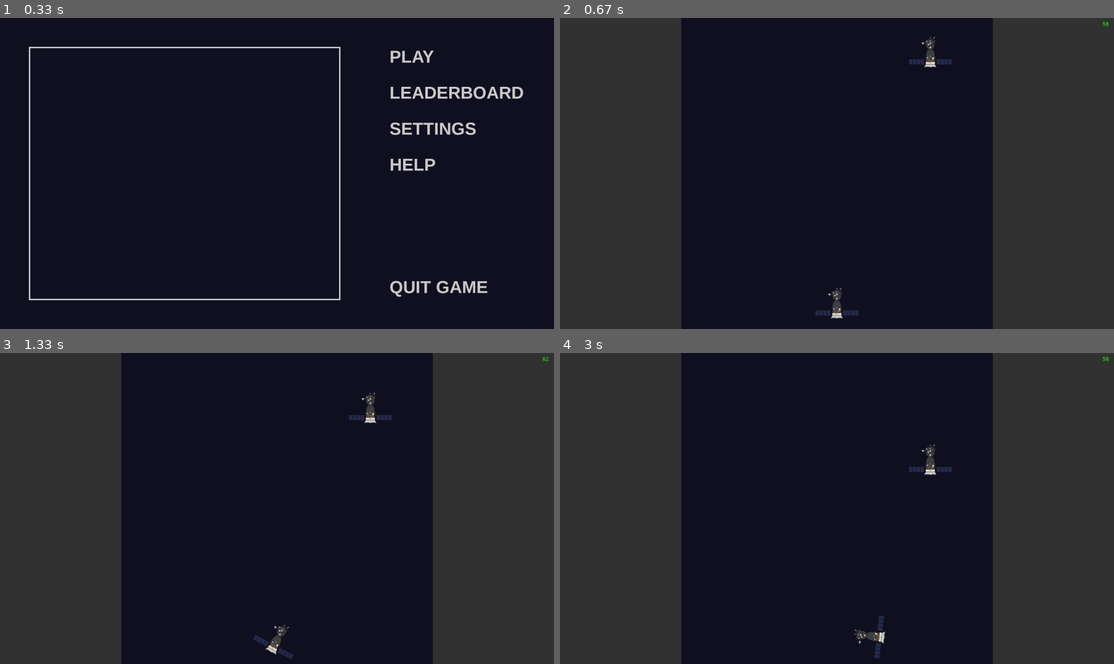
Above: before the commit, frames 1-4 (two rows, left to right).
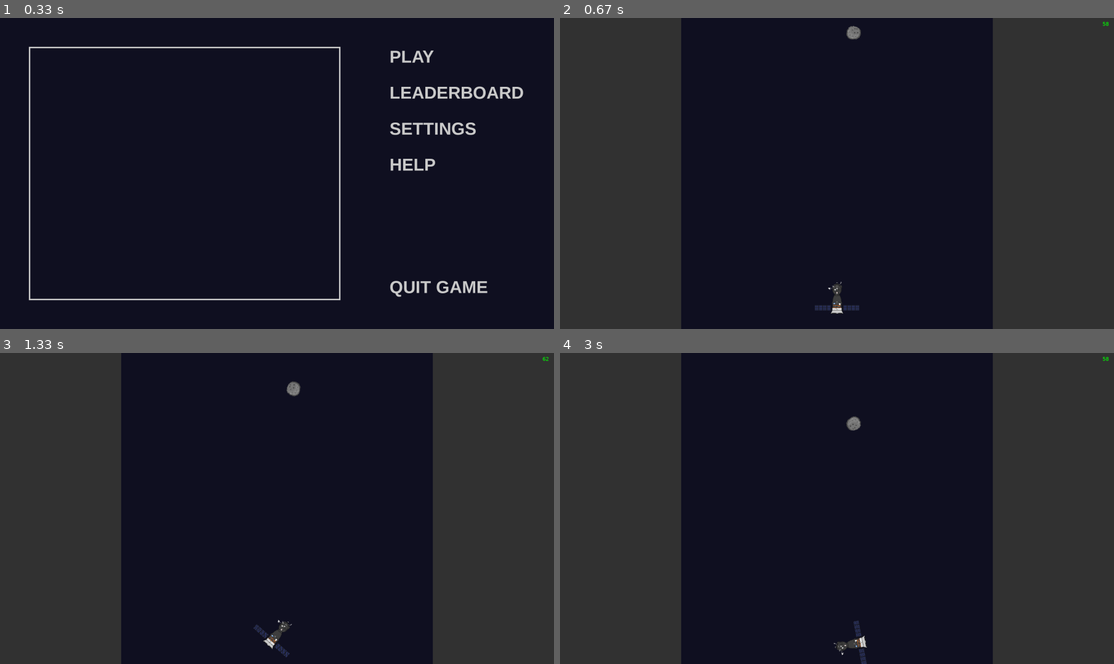
Above: after the commit, the same moments.

Repository: alryks/PyGameYalProject
Game: pygame game, started from main.py
Two runs of this game, one before a commit and one after it. Both use one fixed random seed, a clock stepped at 60 frames per second and the inputs below.
Inputs (mouse positions are in pixels of both pictures, inside the frame that each line leads up to):
- Up to frame 1 (0.33 s): no input
- Up to frame 2 (0.67 s): click "PLAY" at 0.38 s
- Up to frame 3 (1.33 s): hold A 0.67-1.13 s; hold Right 0.67-1.13 s; move the mouse to (254, 524) at 0.7 s; hold Right from 1.17 s (still down)
- Up to frame 4 (3 s): release Right at 1.63 s; hold Up 1.67-1.97 s; hold Right 2-2.47 s

Frame 1 is identical in both runs. In frame 2, 0.6% of the frame differs, in the area x 46-71%, y 2-97%; in frame 3, 0.6%; in frame 4, 0.7%, in the area x 49-71%, y 20-100%.

Commit message:
Added randomized obstacles.

Diff:
--- a/main.py
+++ b/main.py
@@ -75,7 +75,6 @@
 
 
 def update_fps():
-    # fps = str(int(clock.get_fps()))
     fps = str(1000 // tick)
     font = pygame.font.SysFont("Verdana", 18)
     fps_text = font.render(fps, 1, pygame.Color("green"))
@@ -86,61 +85,72 @@
     def __init__(self, x, y):
         super().__init__(all_sprites)
         self.add(obstacles)
-        self.image = load_image(os.path.join("temp", "spaceship.png"))
-        self.rect = self.image.get_rect()
-        self.rect.x = random.randint(int(width / 16 * 3.5), width - int(width / 16 * 3.5))
+
+        images = ["meteor_small.png",
+                  "meteor_big.png",
+                  "blue_planet.png",
+                  "black_planet.png",
+                  "saturn_planet.png"]
+        chosen_image = random.choice(images)
+        scale_image(chosen_image, size=height / 1080)
+        self.sprite_img = load_image(os.path.join("temp", chosen_image))
+        self.image = self.sprite_img
+        self.rect = self.image.get_rect()
+
+        self.width = self.rect.width
+
+        self.rect.x = random.randint(
+            int(width / 16 * 3.5), width - int(width / 16 * 3.5) - self.width)
         self.rect.y = y
-        self.x = x
+
+        self.x = self.rect.x
         self.y = y
         self.speed = height / 10
 
+        self.w = 2
+        self.angle = 0
+
+        self.d = 0
+
     def update(self, *args):
-        self.y += self.speed / fps
+        self.angle += self.w * spaceship.go
+
+        self.y += self.speed * tick / 1000 * spaceship.go
         self.rect.y = int(self.y)
 
+        self.image = pygame.transform.rotate(self.sprite_img, self.angle)
+        self.rect = self.image.get_rect()
+        self.d = (self.rect.width - self.width) // 2
+        self.rect.x = int(self.x) - self.d
+        self.rect.y = int(self.y) - self.d
+
         if pygame.sprite.collide_mask(self, spaceship):
-            spaceship.v = [0, 0]
-            spaceship.a = 0
-            spaceship.d = 0
-
-            spaceship.aw = 0
-            spaceship.w = 0
-
             spaceship.go = False
-
-            self.speed = 0
 
 
 class Border(pygame.sprite.Sprite):
     def __init__(self, x1, y1, x2, y2):
         super().__init__(all_sprites)
         self.add(borders)
+
         self.image = pygame.Surface([abs(x2 - x1), abs(y2 - y1)])
         self.image.fill('#333333')
         self.rect = pygame.Rect(x1, y1, x2 - x1, y2 - y1)
 
     def update(self, *args):
         if pygame.sprite.collide_mask(self, spaceship):
-            spaceship.v = [0, 0]
-            spaceship.a = 0
-            spaceship.d = 0
-
-            spaceship.aw = 0
-            spaceship.w = 0
-
-            for sprite in obstacles:
-                sprite.speed = 0
-
             spaceship.go = False
 
 
 class Spaceship(pygame.sprite.Sprite):
     def __init__(self):
         super().__init__(all_sprites)
-        scale_image("spaceship.png", size=width / 10 / 1000)
+
+        scale_image("spaceship.png", size=height / 1080)
         self.sprite_img = load_image(os.path.join("temp", "spaceship.png"))
         self.image = self.sprite_img
         self.rect = self.image.get_rect()
+
         self.rect.x = width // 2 - self.rect.width // 2
         self.rect.y = height // 6 * 5
 
@@ -158,14 +168,14 @@
         self.angle = 0
 
     def update(self, *args):
-        self.w += self.aw / 50
-        self.angle += self.w / 50
-        angle_rad = self.angle / 360 * 2 * pi
+        self.w += self.aw / 50 * self.go
+        self.angle += self.w / 50 * self.go
+        angle_rad = self.angle / 360 * 2 * pi * self.go
 
         self.v = [self.v[0] - self.a * tick / 1000 * math.sin(angle_rad),
                   self.v[1] - self.a * tick / 1000 * math.cos(angle_rad)]
-        self.x += self.v[0]
-        self.y += self.v[1]
+        self.x += self.v[0] * self.go
+        self.y += self.v[1] * self.go
 
         self.image = pygame.transform.rotate(self.sprite_img, self.angle)
         self.rect = self.image.get_rect()
@@ -176,9 +186,9 @@
     def changes(self, type):
         if type == pygame.KEYDOWN and self.go:
             if event.key in [pygame.K_LEFT, pygame.K_a]:
-                self.aw = 1 * tick / 1000 * 100 / (2 * pi) * 360
+                self.aw = 1 * tick / 1000 * 150 / (2 * pi) * 360
             elif event.key in [pygame.K_RIGHT, pygame.K_d]:
-                self.aw = -1 * tick / 1000 * 100 / (2 * pi) * 360
+                self.aw = -1 * tick / 1000 * 150 / (2 * pi) * 360
             elif event.key in [pygame.K_DOWN, pygame.K_s]:
                 self.a = -height * tick / 1000 / 3
             elif event.key in [pygame.K_UP, pygame.K_w]:
@@ -204,6 +214,10 @@
     screen.set_alpha(None)
 
     ''
+    start_screen.width = width
+    start_screen.height = height
+    start_screen.rsz = height / 1080
+    where_to_go = start_screen.start_screen()
 
     all_sprites = pygame.sprite.Group()
 
@@ -224,11 +238,6 @@
     clock = pygame.time.Clock()
     fps = 60
 
-    start_screen.width = width
-    start_screen.height = height
-    start_screen.rsz = height / 1080
-    where_to_go = start_screen.start_screen()
-
     while running:
         tick = clock.tick(fps)
         screen.fill('#111122')
Binary file added: img/black_planet.png
Binary file added: img/blue_planet.png
Binary file added: img/meteor_big.png
Binary file added: img/meteor_small.png
Binary file added: img/saturn_planet.png
Binary file changed: img/spaceship.png
